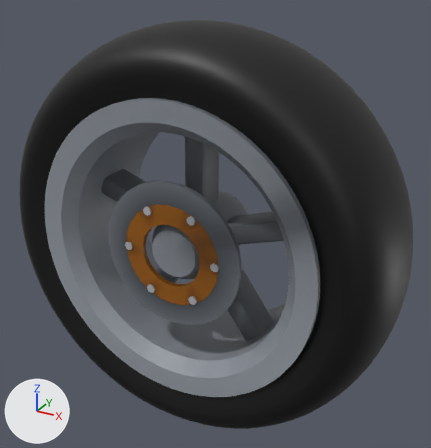
The glTF model blender/bike_duetto_wheelR.glb: old version first, new version second.
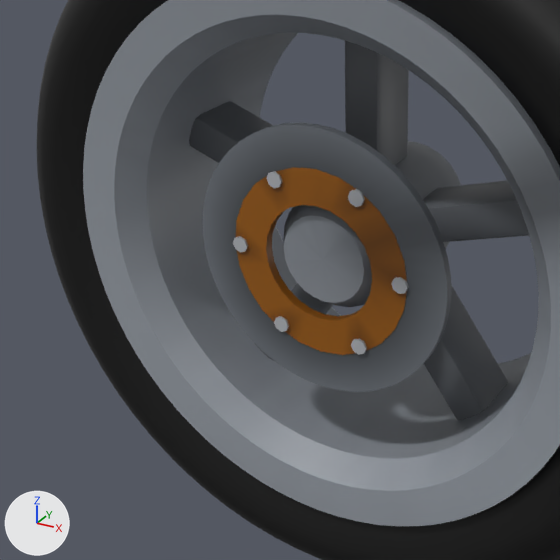
Each version is shown whole from a camera (50 mm lens) standing at (0.441, -0.758, 0.4) and looking at (0.016, 0.015, 0.013), then close up on the part from 0% to 70% of the width and 26% to 93% of the height. Every picture has the same lights, and +X, +Y and +Z are marked at lower left. The older version's two pictures come first. Vertices at exactly the same position are counted once.

Names of what the first close-up shows: 'bk_wheelR_carrier0.09', 'bk_wheelR_disc0.09', 'bk_wheelR_hub', 'bk_wheelR_rim', 'bk_wheelR_sp0', 'bk_wheelR_sp1', 'bk_wheelR_sp2', 'bk_wheelR_sp4', 'bk_wheelR_tyre' and 7 more.
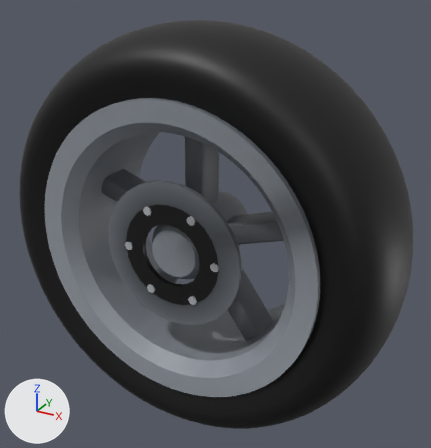
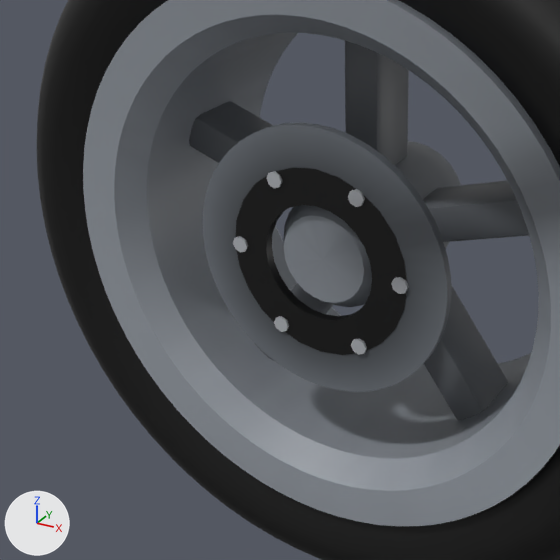
Changed parts and their boxes [x1, y1, x2, y2] in the close-ups (560 x 560 px):
part 1 of me_wheelr_carrier0_004, recoloured (darker)
    both: [236, 167, 407, 355]

Edits to the bpy script that builds the scene:
```text
Add mat_m_dark:
    mat_m_dark = bpy.data.materials.new('M_dark')
    # nodes: BsdfPrincipled, Mix, OutputMaterial, VertexColor
    # colours: black #1c1e22, mixed with the vertex colours
Change me_wheelr_carrier0_004:
    where me_wheelr_carrier0_004.from_pydata(...)  # 96 vertices, 192 faces; spans x -0.791..-0.629, y -0.094..-0.086, z 0.244..0.406
    used by ob_bk_wheelr_carrier0_09; location = (0.71, 0.0, -0.325)
    remove me_wheelr_carrier0_004.materials.append(mat_m_gold)
    me_wheelr_carrier0_004 part 1: 192 faces centred in x -0.79..-0.63, y -0.094..-0.086, z 0.245..0.405 are repainted in the vertex colours; the middle colour goes from yellow #8e6d1b to black #111215
    add me_wheelr_carrier0_004.materials.append(mat_m_dark)
```
